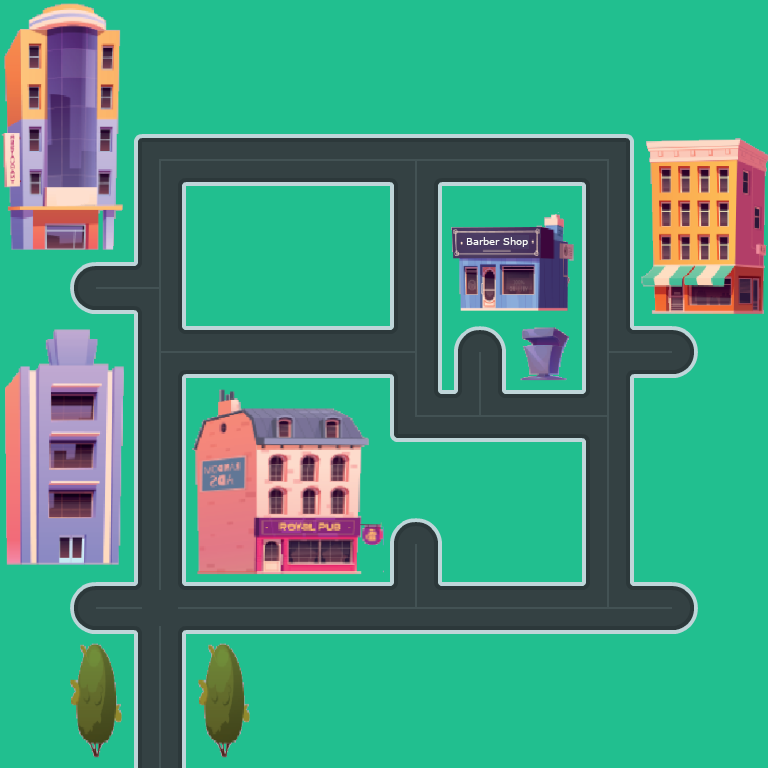
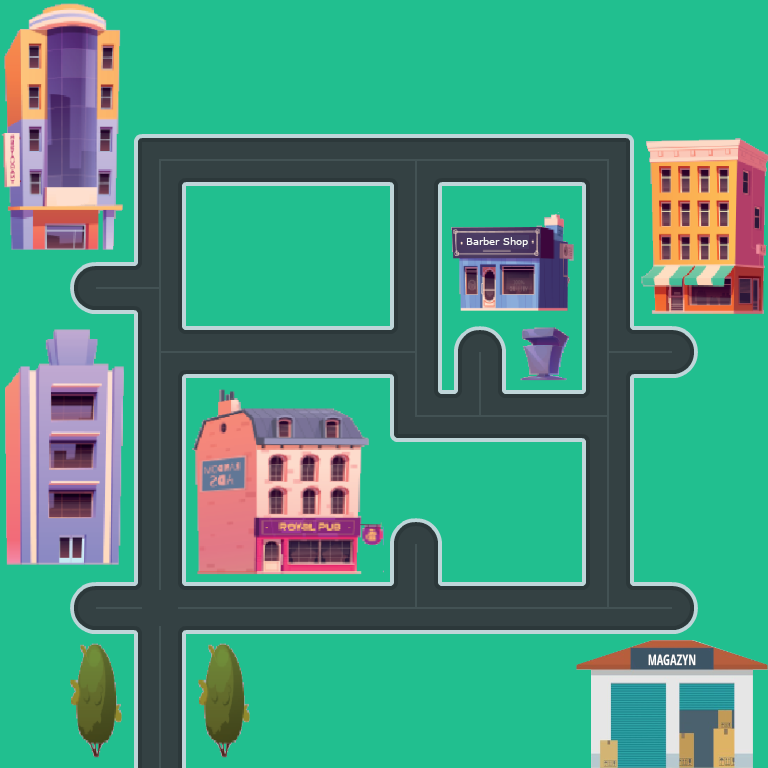
Revision of a layered 768 x 768 image; what changed, layer by layer:
added layer "m1" in group "budynki" over (576, 640, 768, 768)
